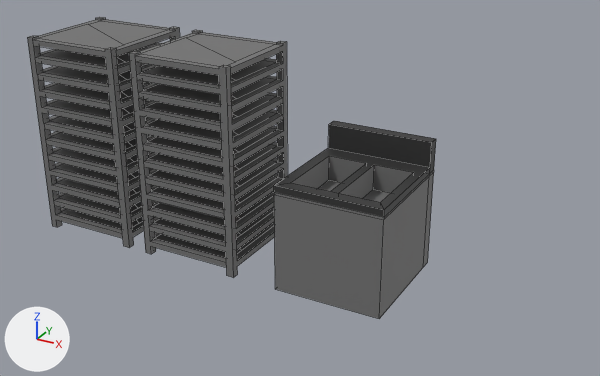
One commit to the Blender file Assets/Models/kitchen.blend: the scene before it, then after it.
Rendered twice from a camera (50 mm lens) standing at (10.8, -11.95, 6.53) and looking at (4.18, 0.09, 0.51). Every picture has the same lights, and +X, +Y and +Z are marked at lower left. Mesh edges are drawn as thin lines.
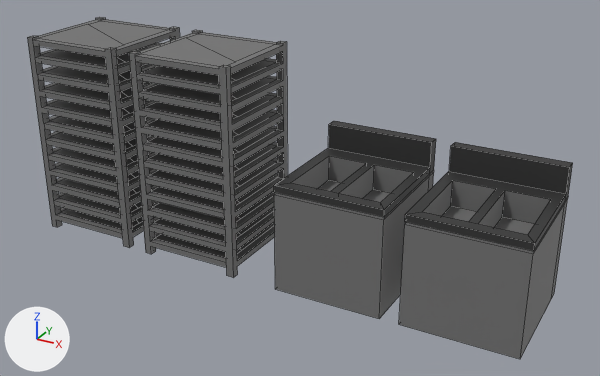
The change in detail:
Material 'Material.006' (mat_material_006) is new.
Its base color is (0.173, 0.173, 0.173) (grey #737373).
Material 'Material.005' (mat_material_005) is new.
Its base color is (0.0331, 0.0331, 0.0331) (black #333333).
me_cube has 778 vertices, 563 faces and spans x -1.0..6.28, y -1.0..1.22, z -1.95..1.95.
me_cube is used by ob_cube; location (0.0, 0.0, 0.94).
me_cube part 1: the loose piece of 42 vertices spanning x 4.28..6.28, y -1.0..1.22, z -1.94..0.52 is copied, and the copy is moved by (2.35, 0.0, 0.0); it spans x 6.62..8.62, y -1.0..1.22, z -1.94..0.52.
me_cube now uses material mat_material_006 (grey #737373).
me_cube now uses material mat_material_005 (black #333333).

Changed parts and their boxes (x1, y1, x2, y2) in the pictures (600 x 376 px):
'Cube', reshaped (33% wider, 13% taller): before (27, 17, 436, 319); after (27, 17, 573, 359)
part 1 of me_cube, added: after (399, 142, 573, 359)
